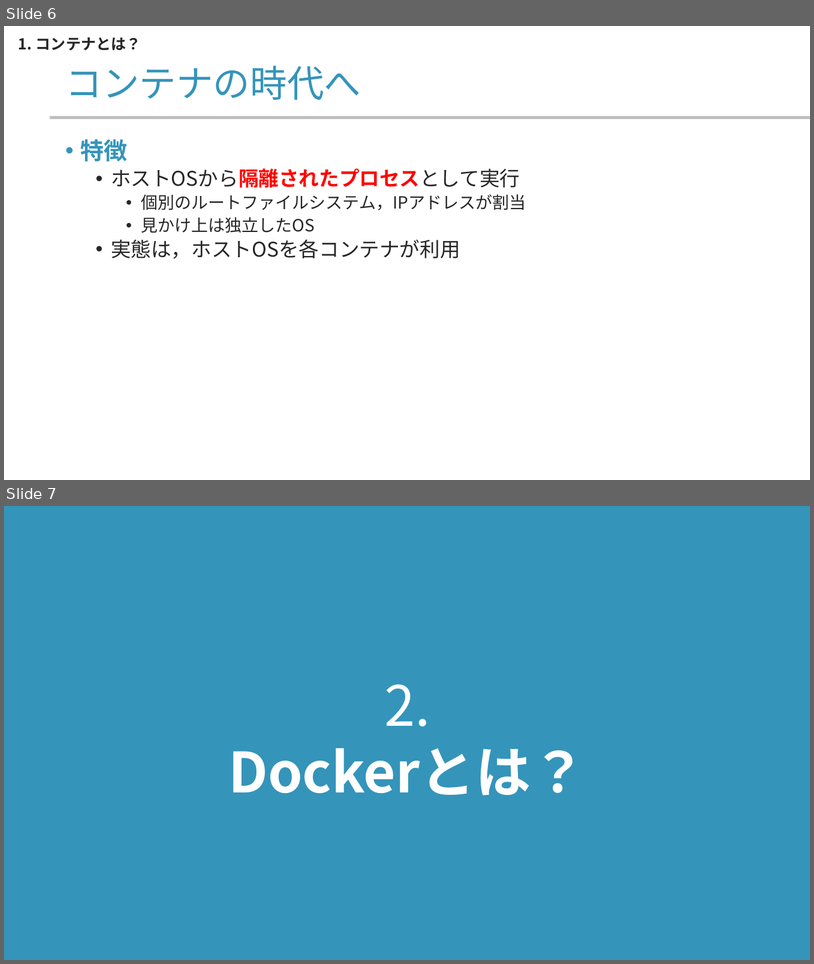
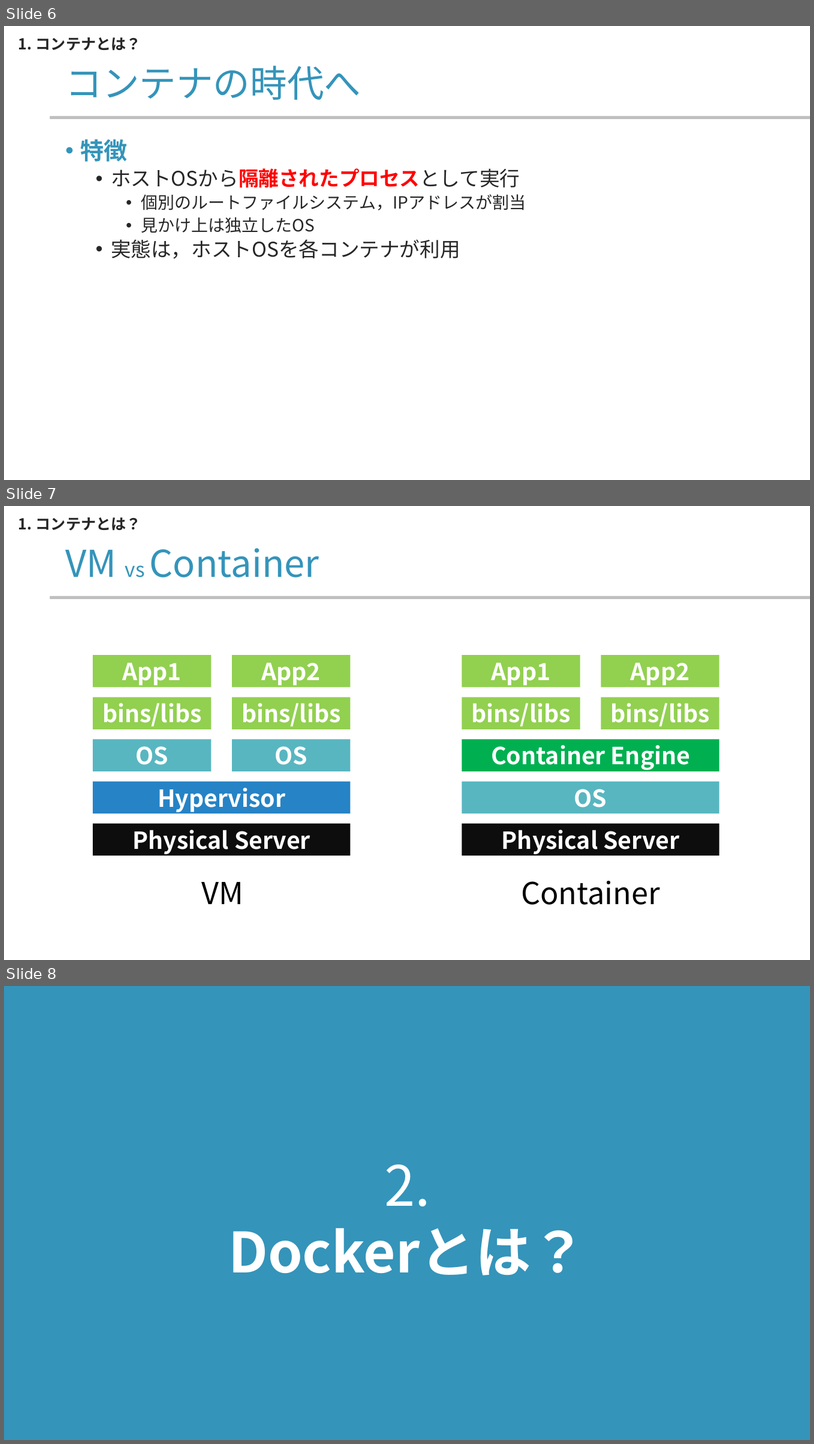
Before and after one commit to yamada-ai/java-prac, a slide deck: docker-container.pptx. Shown one above the other, each under a label of ours: slides 6 and 7 before the commit, slides 6, 7 and 8 after it. The pictures are 814x964 and 814x1444 pixels, drawn with LibreOffice and Linux fonts; fonts in the diff are those of the drawing; background and template pictures are left out. Boxes give left, top, right and bottom in pixels: in the first picture for what was removed or moved away, otherwise in the second. Text is boxed around its words. In the diff, an @@ line names an element or a change of style, - is before the commit and + after.

```diff
--- a/docker-container.pptx
+++ b/docker-container.pptx
@@ slide 7 added at (4, 506, 810, 960), background #FFFFFF; not listed: 1 template element that a slide beside it also shows @@
@@ text added at (18, 517, 141, 531), 18 pt, text #262626, bold @@
+1. コンテナとは？
@@ title added at (65, 548, 320, 577), 44 pt, text #3494BA @@
+VM vs Container
@@ rectangle added at (93, 655, 212, 687), fill #92D050, 28 pt, text #FFFFFF, bold @@
+App1
@@ rectangle added at (232, 655, 351, 687), fill #92D050, 28 pt, text #FFFFFF, bold @@
+App2
@@ rectangle added at (462, 655, 581, 687), fill #92D050, 28 pt, text #FFFFFF, bold @@
+App1
@@ rectangle added at (601, 655, 720, 687), fill #92D050, 28 pt, text #FFFFFF, bold @@
+App2
@@ rectangle added at (93, 697, 212, 729), fill #92D050, 28 pt, text #FFFFFF, bold @@
+bins/libs
@@ rectangle added at (232, 697, 351, 729), fill #92D050, 28 pt, text #FFFFFF, bold @@
+bins/libs
@@ rectangle added at (462, 697, 581, 729), fill #92D050, 28 pt, text #FFFFFF, bold @@
+bins/libs
@@ rectangle added at (601, 697, 720, 729), fill #92D050, 28 pt, text #FFFFFF, bold @@
+bins/libs
@@ rectangle added at (93, 739, 212, 771), fill #58B6C0, 28 pt, text #FFFFFF, bold @@
+OS
@@ rectangle added at (232, 739, 351, 771), fill #58B6C0, 28 pt, text #FFFFFF, bold @@
+OS
@@ rectangle added at (462, 739, 720, 771), fill #00B050, 28 pt, text #FFFFFF, bold @@
+Container Engine
@@ rectangle added at (93, 781, 351, 813), fill #2683C6, 28 pt, text #FFFFFF, bold @@
+Hypervisor
@@ rectangle added at (462, 781, 720, 813), fill #58B6C0, 28 pt, text #FFFFFF, bold @@
+OS
@@ rectangle added at (93, 823, 351, 855), fill #0D0D0D, 28 pt, text #FFFFFF, bold @@
+Physical Server
@@ rectangle added at (462, 823, 720, 855), fill #0D0D0D, 28 pt, text #FFFFFF, bold @@
+Physical Server
@@ text added at (201, 882, 243, 904), 36 pt, text #000000 @@
+VM
@@ text added at (521, 880, 660, 904), 36 pt, text #000000 @@
+Container
@@ what was slide 7 is now slide 8 @@
```
Also in this commit, not shown: 4 slides changed, 1 other slide added.
